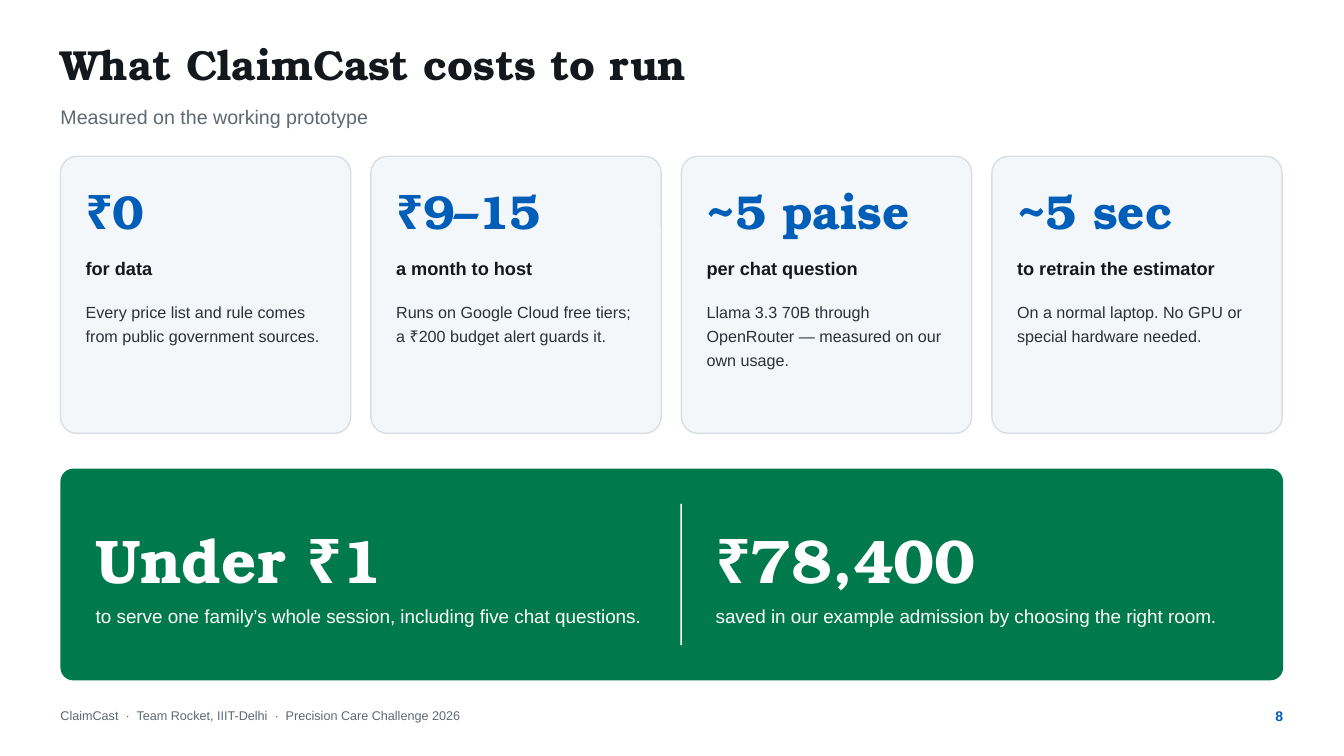
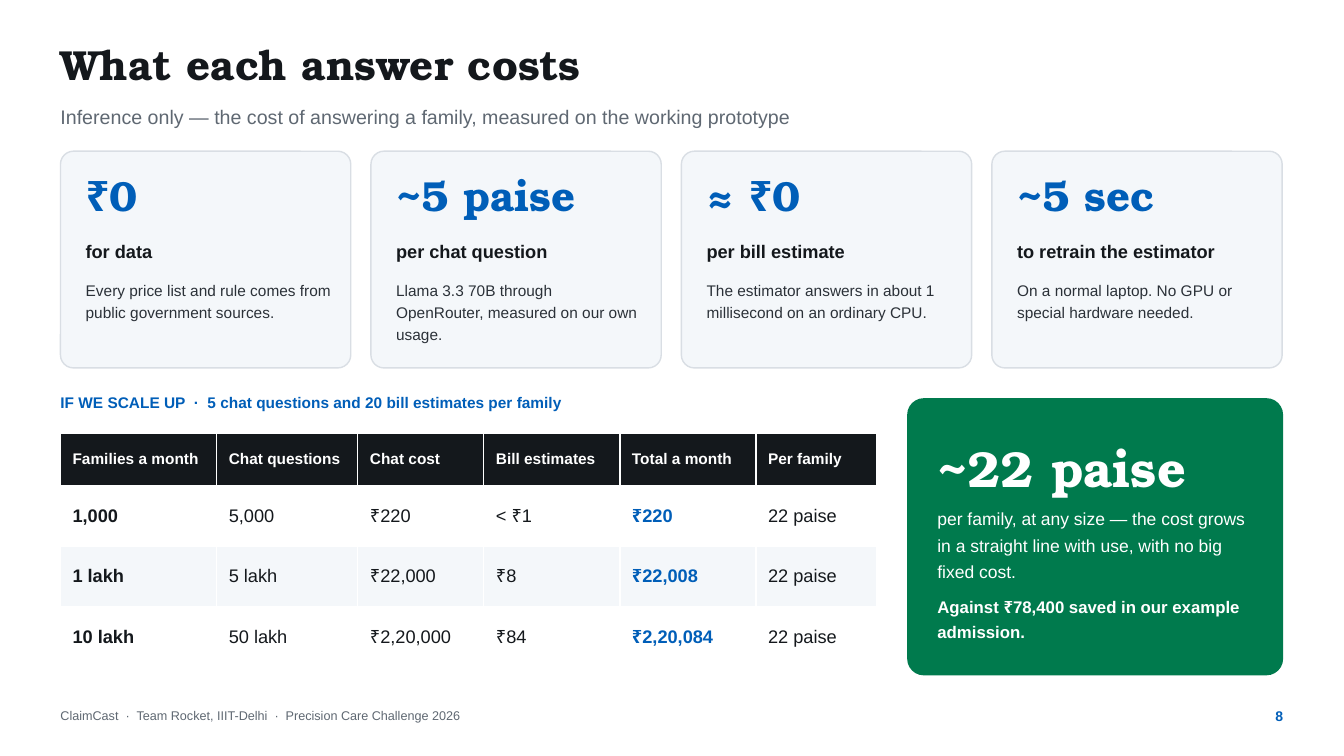
Before and after one commit to aniket-3001/ClaimCast, a slide deck: slide 8 of presentation deck/ClaimCast - Pitch Deck.pptx. Drawn at 1344x756 pixels with LibreOffice and Linux fonts; fonts in the diff are those of the drawing. Boxes give left, top, right and bottom in pixels: in the first picture for what was removed or moved away, otherwise in the second. Text is boxed around its words. In the diff, an @@ line names an element or a change of style, - is before the commit and + after.

```diff
--- a/presentation deck/ClaimCast - Pitch Deck.pptx
+++ b/presentation deck/ClaimCast - Pitch Deck.pptx
@@ text at box(60, 49, 581, 81): text changed @@
-What ClaimCast costs to run
+What each answer costs
@@ text at box(60, 110, 790, 128): text changed @@
-Measured on the working prototype
+Inference only — the cost of answering a family, measured on the working prototype
@@ rounded rectangle: place and size @@
-rounded rectangle at box(60, 156, 351, 434)
+rounded rectangle at box(60, 151, 351, 368)
@@ text "₹0": place and size @@
-text "₹0" at box(113, 196, 144, 230)
+text "₹0" at box(110, 182, 138, 212)
@@ rounded rectangle: place and size @@
-rounded rectangle at box(371, 156, 661, 434)
+rounded rectangle at box(371, 151, 661, 368)
@@ size 34 to 30 pt in 3 elements at box(110, 182, 138, 212), box(1017, 180, 1155, 212), box(396, 179, 576, 220) @@
@@ text "~5 paise": place and size @@
-text "~5 paise" at box(707, 192, 910, 239)
+text "~5 paise" at box(396, 179, 576, 220)
@@ rounded rectangle: place and size @@
-rounded rectangle at box(682, 156, 972, 434)
+rounded rectangle at box(682, 151, 972, 368)
@@ rounded rectangle: place and size @@
-rounded rectangle at box(992, 156, 1282, 434)
+rounded rectangle at box(992, 151, 1282, 368)
@@ text "~5 sec": place and size @@
-text "~5 sec" at box(1017, 194, 1173, 230)
+text "~5 sec" at box(1017, 180, 1155, 212)
@@ text removed at box(423, 194, 541, 230) @@
-₹9–15
@@ text added at box(773, 182, 801, 212), 30 pt, text #005EB8, bold @@
+≈ ₹0
@@ text "for data": place and size @@
-text "for data" at box(86, 261, 152, 275)
+text "for data" at box(86, 244, 152, 258)
@@ text at box(396, 244, 548, 262): text changed @@
-a month to host
+per chat question
@@ text at box(707, 244, 845, 262): text changed @@
-per chat question
+per bill estimate
@@ text "to retrain the estimator": place and size @@
-text "to retrain the estimator" at box(1017, 261, 1215, 275)
+text "to retrain the estimator" at box(1017, 244, 1215, 258)
@@ text "Every price list and rule ...": place and size @@
-text "Every price list and rule ..." at box(86, 306, 320, 346)
+text "Every price list and rule ..." at box(86, 285, 331, 321)
@@ text "Every price list and rule ..." at box(86, 285, 331, 321): size 11.5 to 11 pt; line spacing 1.25 to 1.2 @@
@@ text at box(396, 285, 637, 343): text changed; size 11.5 to 11 pt @@
-Llama 3.3 70B through OpenRouter — measured on our own usage.
+Llama 3.3 70B through OpenRouter, measured on our own usage.
@@ text added at box(707, 285, 935, 321), 11 pt, text #2B3138 @@
+The estimator answers in about 1 millisecond on an ordinary CPU.
@@ text "On a normal laptop. No ..." at box(1017, 285, 1233, 321): size 11.5 to 11 pt; line spacing 1.25 to 1.2 @@
@@ text "On a normal laptop. No ...": place and size @@
-text "On a normal laptop. No ..." at box(1017, 306, 1242, 346)
+text "On a normal laptop. No ..." at box(1017, 285, 1233, 321)
@@ text removed at box(396, 306, 631, 346) @@
-Runs on Google Cloud free tiers; a ₹200 budget alert guards it.
@@ text added at box(60, 397, 562, 412), 11 pt, text #005EB8, bold @@
+IF WE SCALE UP · 5 chat questions and 20 bill estimates per family
@@ rounded rectangle added at box(907, 398, 1284, 676), fill #007A4D @@
@@ table added at box(60, 434, 877, 667), 4 rows, 6 columns @@
+Families a month | Chat questions | Chat cost | Bill estimates | Total a month | Per family
+1,000 | 5,000 | ₹220 | < ₹1 | ₹220 | 22 paise
+1 lakh | 5 lakh | ₹22,000 | ₹8 | ₹22,008 | 22 paise
+10 lakh | 50 lakh | ₹2,20,000 | ₹84 | ₹2,20,084 | 22 paise
@@ text at box(937, 448, 1245, 638): text changed; size 13.5 to 12.5 pt @@
-₹78,400
-saved in our example admission by choosing the right room.
+~22 paise
+per family, at any size — the cost grows in a straight line with use, with no big fixed cost.
+Against ₹78,400 saved in our example admission.
@@ rounded rectangle removed at box(60, 469, 1284, 681) @@
@@ rectangle removed at box(681, 504, 682, 645) @@
@@ text removed at box(96, 538, 641, 627) @@
-Under ₹1
-to serve one family’s whole session, including five chat questions.
```
Also in this commit, not shown: 3 other slides changed, 3 other files.
